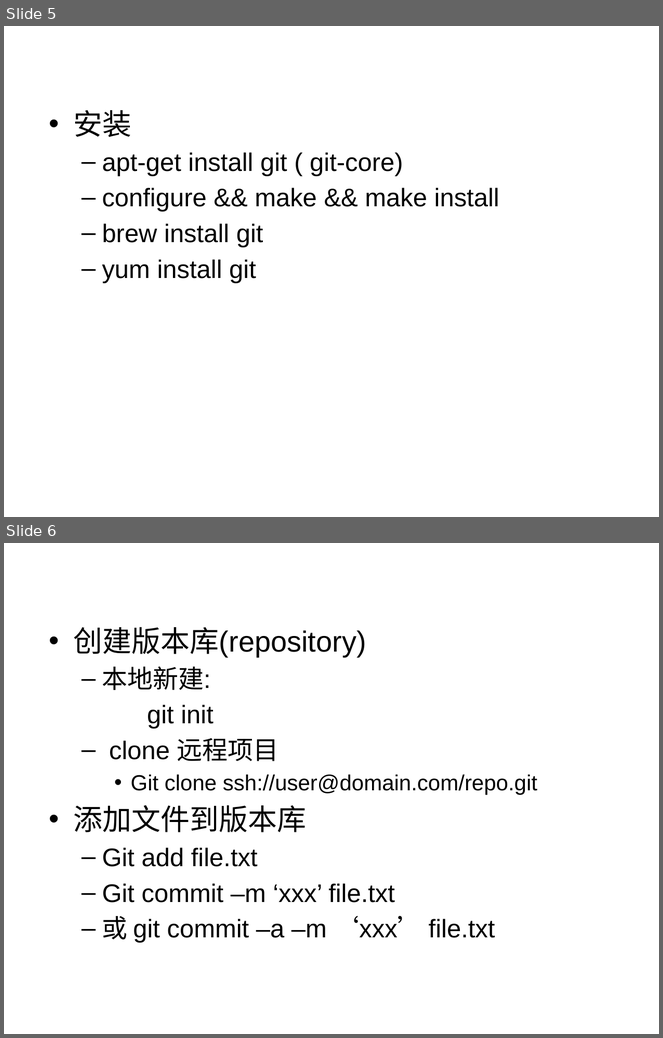
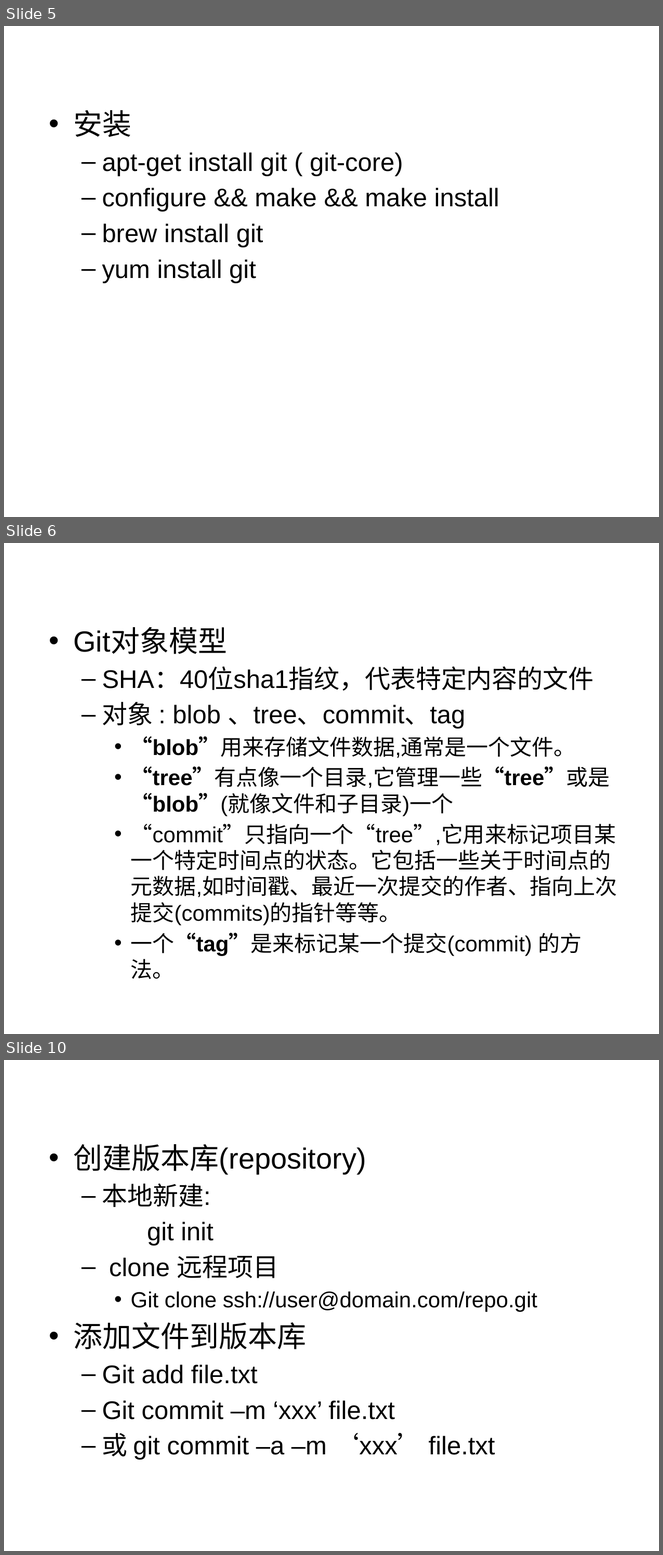
Before and after one commit to liufuqiang/ppts, a slide deck: 小议Git.pptx. Shown one above the other, each under a label of ours: slides 5 and 6 before the commit, slides 5, 6 and 10 after it; the slides between them are not shown. The pictures are 663x1038 and 663x1555 pixels, drawn with LibreOffice and Linux fonts; fonts in the diff are those of the drawing; background and template pictures are left out. Boxes give left, top, right and bottom in pixels: in the first picture for what was removed or moved away, otherwise in the second. Text is boxed around its words. In the diff, an @@ line names an element or a change of style, - is before the commit and + after.

Commit message:
补充对象模型

```diff
--- a/小议Git.pptx
+++ b/小议Git.pptx
@@ slide 6 added at [4, 543, 659, 1034], background picture (left out) @@
@@ text added at [73, 629, 618, 979], 24 pt, text #000000 @@
+• Git对象模型
+  – SHA：40位sha1指纹，代表特定内容的文件
+  – 对象 : blob 、tree、commit、tag
+    • “blob”用来存储文件数据,通常是一个文件。
+    • “tree”有点像一个目录,它管理一些“tree”或是 “blob”(就像文件和子目录)一个
+    • “commit”只指向一个“tree”,它用来标记项目某一个特定时间点的状态。它包括一些关于时间点的 元数据,如时间戳、最近一次提交的作者、指向上次提交(commits)的指针等等。
+    • 一个“tag”是来标记某一个提交(commit) 的方法。
@@ what was slide 6 is now slide 10 @@
```
Also in this commit, not shown: 3 other slides added.
